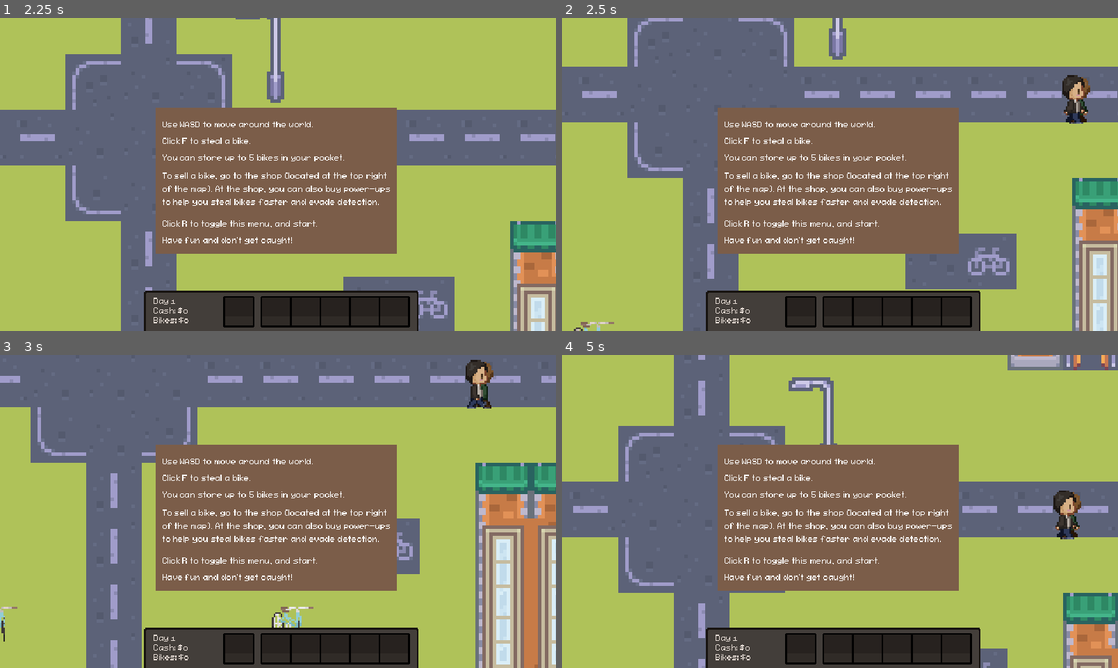
Above: before the commit, frames 1-4 (two rows, left to right).
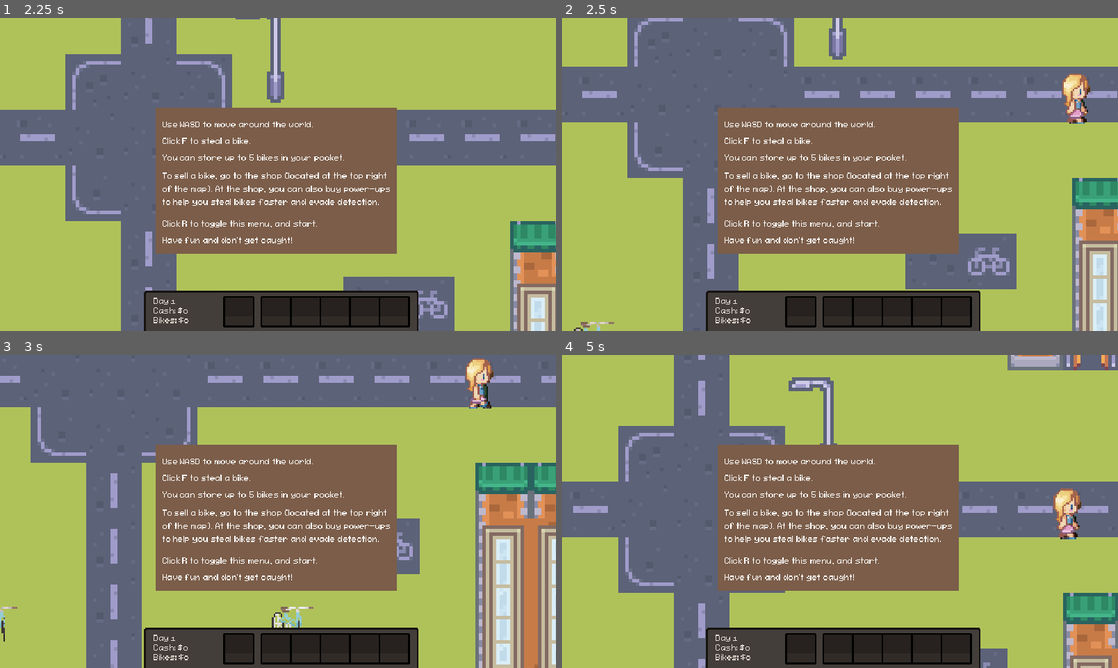
Above: after the commit, the same moments.

Repository: nithinsenthil/UCDBTS
Game: Godot game, scene res://Scenes/title.tscn
Same seed, same stepped clock (60 frames per second), same inputs: the game is played once before the commit and once after it.
Inputs (mouse positions are in pixels of both pictures, inside the frame that each line leads up to):
- Up to frame 1 (2.25 s): click (278, 177) at 0.5 s; tap F (Interact) at 1.25, 2 s; move the mouse to (400, 158) at 1.27 s; hold D (Right) 1.28-2.03 s; tap L (BikeMinigameEnd) at 1.35 s; move the mouse to (166, 190) at 2.02 s; hold S (Down) from 2.03 s (still down); tap K (BikeMinigameStart) at 2.1 s
- Up to frame 2 (2.5 s): keep holding S (Down)
- Up to frame 3 (3 s): tap F (Interact) at 2.75 s; move the mouse to (333, 442) at 2.77 s; release S (Down) at 2.78 s; hold D (Right) from 2.78 s (still down); tap P (CameraControlsOff) at 2.85 s
- Up to frame 4 (5 s): tap F (Interact) at 3.5, 4.25 s; move the mouse to (812, 574) at 3.52 s; release D (Right) at 3.53 s; hold W (Up) 3.53-4.28 s; tap O (CameraControlsOn) at 3.6 s; move the mouse to (1006, 558) at 4.27 s; hold A (Left) from 4.28 s (still down); hold F (Interact) from 4.28 s (still down)

Frame 1 is identical in both runs. In frame 2, 0.6% of the frame differs, in the area x 90-95%, y 17-34%; in frame 3, 0.5%; in frame 4, 0.6%, in the area x 88-94%, y 42-59%.

Commit message:
Add NPC talking

Diff:
--- a/ucdbts/Scenes/npc.tscn
+++ b/ucdbts/Scenes/npc.tscn
@@ -6,6 +6,7 @@
 [ext_resource type="Script" uid="uid://bi4lqjsd3hba8" path="res://Scripts/NPC/status_sprite.gd" id="4_qi7up"]
 [ext_resource type="Script" uid="uid://b5v770dhitjku" path="res://Scripts/NPC/eyes.gd" id="5_1ig1v"]
 [ext_resource type="Script" uid="uid://cshv1xwljksjt" path="res://Scripts/NPC/ears.gd" id="6_6atyd"]
+[ext_resource type="Script" uid="uid://4npcuqapnyp" path="res://Scripts/NPC/mouth.gd" id="6_a6nw3"]
 [ext_resource type="Script" uid="uid://b71w67wrooovm" path="res://Scripts/NPC/brain.gd" id="7_2xkex"]
 [ext_resource type="Script" uid="uid://bm6ylu365gnma" path="res://Scripts/Debugging/npc_debug_label.gd" id="8_8gudg"]
 [ext_resource type="Texture2D" uid="uid://b4i5rd37065aq" path="res://Assets/character/npc1_sheet.png" id="11_b4syp"]
@@ -14,8 +15,11 @@
 radius = 6.0
 height = 26.0
 
+[sub_resource type="CircleShape2D" id="CircleShape2D_a6nw3"]
+radius = 50.0
+
 [sub_resource type="LabelSettings" id="LabelSettings_8gudg"]
-font_size = 10
+font_size = 20
 
 [sub_resource type="Animation" id="Animation_jcef7"]
 length = 0.001
@@ -133,7 +137,7 @@
 &"walk_side": SubResource("Animation_mc8fj")
 }
 
-[node name="NPCExample" type="CharacterBody2D"]
+[node name="NPC" type="CharacterBody2D"]
 collision_layer = 8
 collision_mask = 11
 script = ExtResource("1_h1ryf")
@@ -162,6 +166,14 @@
 position = Vector2(0.22410583, 16.174187)
 collide_with_areas = true
 script = ExtResource("6_6atyd")
+
+[node name="Mouth" type="Area2D" parent="."]
+collision_layer = 0
+collision_mask = 8
+script = ExtResource("6_a6nw3")
+
+[node name="CollisionShape2D" type="CollisionShape2D" parent="Mouth"]
+shape = SubResource("CircleShape2D_a6nw3")
 
 [node name="NPCDebugLabel" type="Label" parent="."]
 visible = false
@@ -200,3 +212,5 @@
 libraries = {
 &"": SubResource("AnimationLibrary_mc8fj")
 }
+
+[connection signal="body_entered" from="Mouth" to="Mouth" method="_on_body_entered"]
--- a/ucdbts/Scripts/Managers/npc_factory.gd
+++ b/ucdbts/Scripts/Managers/npc_factory.gd
@@ -5,7 +5,7 @@
 
 
 func new_npc() -> Character:
-	var new_npc_node = _npc_scene.instantiate()
+	var new_npc_node: Character = _npc_scene.instantiate()
 	get_tree().current_scene.add_child(new_npc_node)
 	new_npc_node.set_owner(get_tree().current_scene)
 
@@ -33,4 +33,6 @@
 			  	Locomotion.MAX_WANDER
 		)
 
+	new_npc_node.z_index = 4
+
 	return new_npc_node
--- /dev/null
+++ b/ucdbts/Scripts/NPC/mouth.gd
@@ -0,0 +1,24 @@
+class_name Mouth
+extends CollisionObject2D
+
+const MAX_SENS: float = 1.0
+const MIN_SENS: float = 0.0
+const MEAN_SENS: float = 0.8
+const STDEV_SENS: float = 0.1
+
+var _sensitivity: float = 1.0
+var _brain: Brain
+
+
+func _ready() -> void:
+	var c: CollisionShape2D = get_node("CollisionShape2D")
+	c.apply_scale(_sensitivity * Vector2.ONE)
+	_brain = $"../Brain"
+
+
+# Talk to nearby NPCs if suspicious. Sharing suspicion reduces an NPC's own
+func _on_body_entered(body: Node2D) -> void:
+	if body is Character and body is not Player:
+		if _brain.suspicion > 0.5 * _brain._maximum_suspicion:
+			_brain.suspicion -= (0.25 * _sensitivity) * _brain.suspicion
+			body.get_node("Brain").suspicion += (0.5 * _sensitivity) * _brain.suspicion
--- a/ucdbts/project.godot
+++ b/ucdbts/project.godot
@@ -118,7 +118,7 @@
 
 [navigation]
 
-2d/merge_rasterizer_cell_scale=0.00999999999999999
+2d/merge_rasterizer_cell_scale=0.001
 2d/default_edge_connection_margin=32.0
 
 [rendering]
Not shown: 1 places in ucdbts/Scenes/npc.tscn that only renumber resources
Not shown, added: ucdbts/Scripts/NPC/mouth.gd.uid
